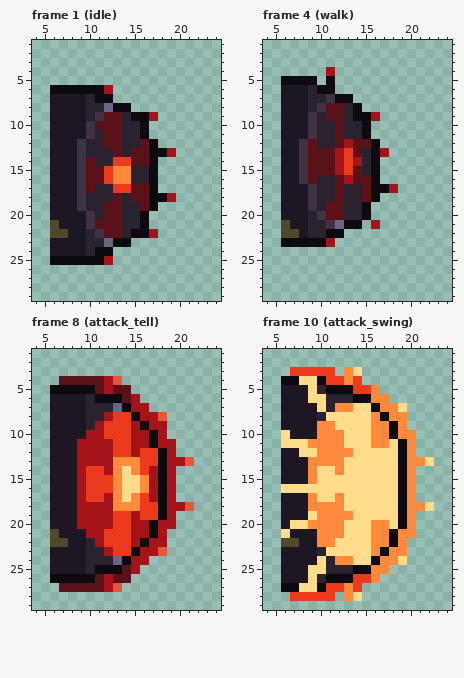
Pixel-art file, stored at assets/source/characters/rot_sticker/rot_01.ase. The picture above is the old version.
32x32 pixels, 15 frames. Shown: frame 1 (idle): x 4..24, y 1..29; frame 4 (walk): x 4..24, y 1..29; frame 8 (attack_tell): x 4..24, y 1..29; frame 10 (attack_swing): x 4..24, y 1..29. The commit also changed other frames, which this record leaves out.
The result:
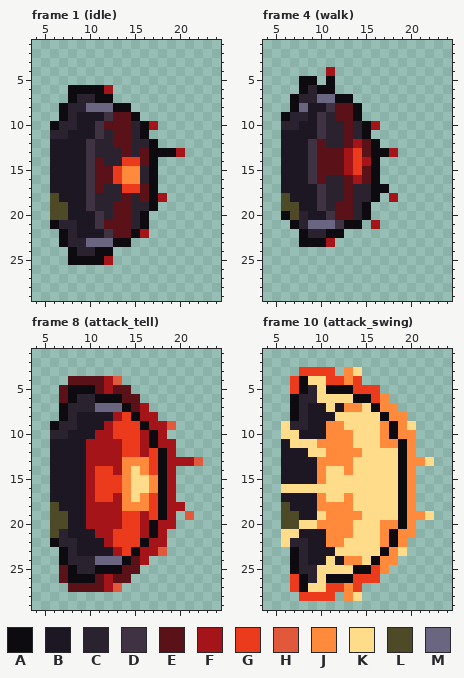
Palette (. is transparent): A #0d0a10  B #1c1722  C #2b2230  D #3f3243  E #5a1218  F #a51418  G #ec3a1c  H #e2583a  J #ff8a3c  K #ffdc8a  L #4e4a28  M #6a6682
The edit:
--- frame 1 (idle)
@@ x 4..24 @@
  5 .....................
- 6 ..AAAAAAF............
- 7 ..BBBBCAA............
- 8 ..BBBBCCMAA..........
- 9 ..BBBBCDEECAAF.......
-10 ..BBBBDEEECCA........
-11 ..BBBBDCEECCA........
-12 ..BBBDCCEECCEA.......
-13 ..BBBDCCCECEEAAF.....
-14 ..BBBDECCGGEEA.......
-15 ..BBBDEEGJJCCA.......
-16 ..BBBDEEGJJCCA.......
-17 ..BBBDECCGGEEA.......
-18 ..BBBDCCCECEEAAF.....
-19 ..BBBDCCEECCEA.......
-20 ..BBBBDCEECCA........
-21 ..LBBBDEEECCA........
-22 ..LLBBCDEECAAF.......
-23 ..BBBBCCMAA..........
-24 ..BBBBCAA............
-25 ..AAAAAAF............
+ 6 ....AAAAF............
+ 7 ....ACCAA............
+ 8 ...ACCMMMAA..........
+ 9 ...ACBBBDEEA.........
+10 ..ACCBBDEEECAF.......
+11 ..CCBBBDCEECA........
+12 ..BBBBDCCEECCA.......
+13 ..BBBBDCCCECEAAAF....
+14 ..BBBBDECCGGEA.......
+15 ..BBBBDEEGJJCA.......
+16 ..BBBBDEEGJJCA.......
+17 ..BBBBDECCGGEA.......
+18 ..LBBBDCCCECEAF......
+19 ..LLBBDCCEECCA.......
+20 ..LLBBBDCEECA........
+21 ..ACCBBDEEECA........
+22 ...ACBBBDEEAF........
+23 ...ACCMMMAA..........
+24 ....ACCAA............
+25 ....AAAAF............
 26 .....................
--- frame 4 (walk)
@@ x 4..24 @@
  4 .......F.............
- 5 ..AAAA.A.............
- 6 ..BBBCAA.............
- 7 ..BBBCCDAA...........
- 8 ..BBBCDEECA..........
- 9 ..BBBDCEECAAF........
-10 ..BBBDCCECCA.........
-11 ..BBBDCCECCA.........
-12 ..BBDECCEFEEA........
-13 ..BBDEEEFGECAF.......
-14 ..BBDEEEFGFCA........
-15 ..BBDEEEFGECA........
-16 ..BBDECCEFEEA........
-17 ..BBBDCCECCEAAF......
-18 ..BBBDCCECCEA........
-19 ..BBBDCEECCA.........
-20 ..BBBCDEECCA.........
-21 ..LBBCCDMAA.F........
-22 ..LLBCCAA............
-23 ..AAAAAF.............
+ 5 ....AA.A.............
+ 6 ....ACAA.............
+ 7 ...ACCMMAA...........
+ 8 ...AMBBDEEA..........
+ 9 ..ACCBDCEEA..........
+10 ..CCBBDCCECAF........
+11 ..BBBBDCCECA.........
+12 ..BBBDECCEFEA........
+13 ..BBBDEEEFGEAAF......
+14 ..BBBDEEEFGFA........
+15 ..BBBDEEEFGEA........
+16 ..BBBDECCEFEA........
+17 ..BBBBDCCECCAA.......
+18 ..LBBBDCCECCA.F......
+19 ..LLBBDCEECA.........
+20 ..ALCBBDEECA.........
+21 ...ACMMMDAA.F........
+22 ....ACCAA............
+23 ....AAAF.............
 24 .....................
--- frame 8 (attack_tell)
@@ x 4..24 @@
  3 .....................
- 4 ...EEEEEFH...........
- 5 ..AAAAAEFEE..........
- 6 ..BBBBCAAAEF.........
- 7 ..BBBBCCCMAFF........
- 8 ..BBBBCCFGGAFFH......
- 9 ..BBBBCFGGGFAFF......
-10 ..BBBBFFGGGFFAF......
-11 ..BBBFFFFGGFFAFF.....
-12 ..BBBFFFFGGFGGAF.....
-13 ..BBBFFFFJJJGGAFFH...
-14 ..BBBFGGFJKJGFAF.....
-15 ..BBBFGGGJKKJFAF.....
-16 ..BBBFGGGJKKJFAF.....
-17 ..BBBFGGFJKJGFAF.....
-18 ..BBBFFFFJJJGGAFFH...
-19 ..BBBFFFFGGFGGAF.....
-20 ..BBBFFFFGGFFAFF.....
-21 ..LBBBFFGGGFFAF......
-22 ..LLBBCFGGGFAFF......
-23 ..BBBBCCFGGAFFH......
-24 ..BBBBCCCMAFF........
-25 ..BBBBCAAAEF.........
-26 ..AAAAAEFEE..........
-27 ...EEEEEFH...........
+ 4 ....EEEEFH...........
+ 5 ...EAAAEFEE..........
+ 6 ...EACCAAAEE.........
+ 7 ...ACCCMMMAEF........
+ 8 ...ACBBBBFGAFF.......
+ 9 ..ACCBBBFGGGAFFH.....
+10 ..CCBBBFFGGGFAF......
+11 ..BBBBFFFFGGFAFF.....
+12 ..BBBBFFFFGGFGAF.....
+13 ..BBBBFFFFJJJGAFFFH..
+14 ..BBBBFGGFJKJGAF.....
+15 ..BBBBFGGGJKKJAF.....
+16 ..BBBBFGGGJKKJAF.....
+17 ..BBBBFGGFJKJGAF.....
+18 ..LBBBFFFFJJJGAFF....
+19 ..LLBBFFFFGGFGAF.H...
+20 ..LLBBFFFFGGFAFF.....
+21 ..LCBBBFFGGGFAF......
+22 ..ACCBBBFGGGAFF......
+23 ...ACBBBBFGAFFH......
+24 ...ACCCMMMAEF........
+25 ...EACCAAAEE.........
+26 ...EAAAEFEE..........
+27 ....EEEEFH...........
 28 .....................
--- frame 10 (attack_swing)
@@ x 4..24 @@
  2 .....................
- 3 ...GGGGG.JK..........
- 4 ..AAKKAGGJG..........
- 5 ..BBBKCAAAGGJ........
- 6 ..BBBKKCCCAAJJ.......
- 7 ..BBBBKCJJKKAJJK.....
- 8 ..BBBBCKKKKKJAJJ.....
- 9 ..BBBBJJKKKKJJAJ.....
-10 ..KBBBJJJKKKJJAJJ....
-11 ..KKKJJJJKKKJJKAJ....
-12 ..BBKKJJJJKKKKKAJ....
-13 ..BBBJJJJKKKKKKAJJK..
-14 ..BBBJKKJKKKKKKAJ....
-15 ..BBBJKKKKKKKKKAJ....
+ 3 ....GGGG.JK..........
+ 4 ...GAKKGGJG..........
+ 5 ...GACKAAAGGG........
+ 6 ...ACCKKKKAAGJ.......
+ 7 ...ACBBKBJJKAJJ......
+ 8 ...ACBBBKKKKKAJJ.....
+ 9 ..KCCBBJJKKKKJAJK....
+10 ..KKBBBJJJKKKJAJJ....
+11 ..BKKKJJJJKKKJJAJ....
+12 ..BBBKKJJJJKKKKAJ....
+13 ..BBBBJJJJKKKKKAJJK..
+14 ..BBBBJKKJKKKKKAJ....
+15 ..BBBBJKKKKKKKKAJ....
 16 ..KKKKKKKKKKKKKAJ....
-17 ..BBBJKKJKKKKKKAJ....
-18 ..BBBJJJJKKKKKKAJJK..
-19 ..BBBKJJJJKKKKKAJ....
-20 ..BKKJJJJKKKJJKAJ....
-21 ..KBBBJJJKKKJJAJJ....
-22 ..LLBBJJKKKKJJAJ.....
-23 ..BBBBCKKKKKJAJJ.....
-24 ..BBBBKCJJKKAJJK.....
-25 ..BBBKKCCCAAJJ.......
-26 ..BBBKCAAAGGJ........
-27 ..AAKKAGGJG..........
-28 ...GGGGG.JK..........
+17 ..BBBBJKKJKKKKKAJ....
+18 ..LBBBJJJJKKKKKAJ....
+19 ..LLBBKJJJJKKKKAJJK..
+20 ..LLKKJJJJKKKJJAJ....
+21 ..KKBBBJJJKKKJAJJ....
+22 ..KCCBBJJKKKKJAJ.....
+23 ...ACBBBKKKKKAJK.....
+24 ...ACBBKBJJKAJJ......
+25 ...ACCKKKKAAGJ.......
+26 ...GACKAAAGGG........
+27 ...GAKKGGJG..........
+28 ....GGGG.JK..........
 29 .....................
Changed places in both pictures, as pixel boxes (x1, y1, x2, y2):
changed: (50, 85, 185, 265)
changed: (281, 76, 398, 247)
changed: (50, 376, 203, 592)
changed: (281, 367, 434, 601)
